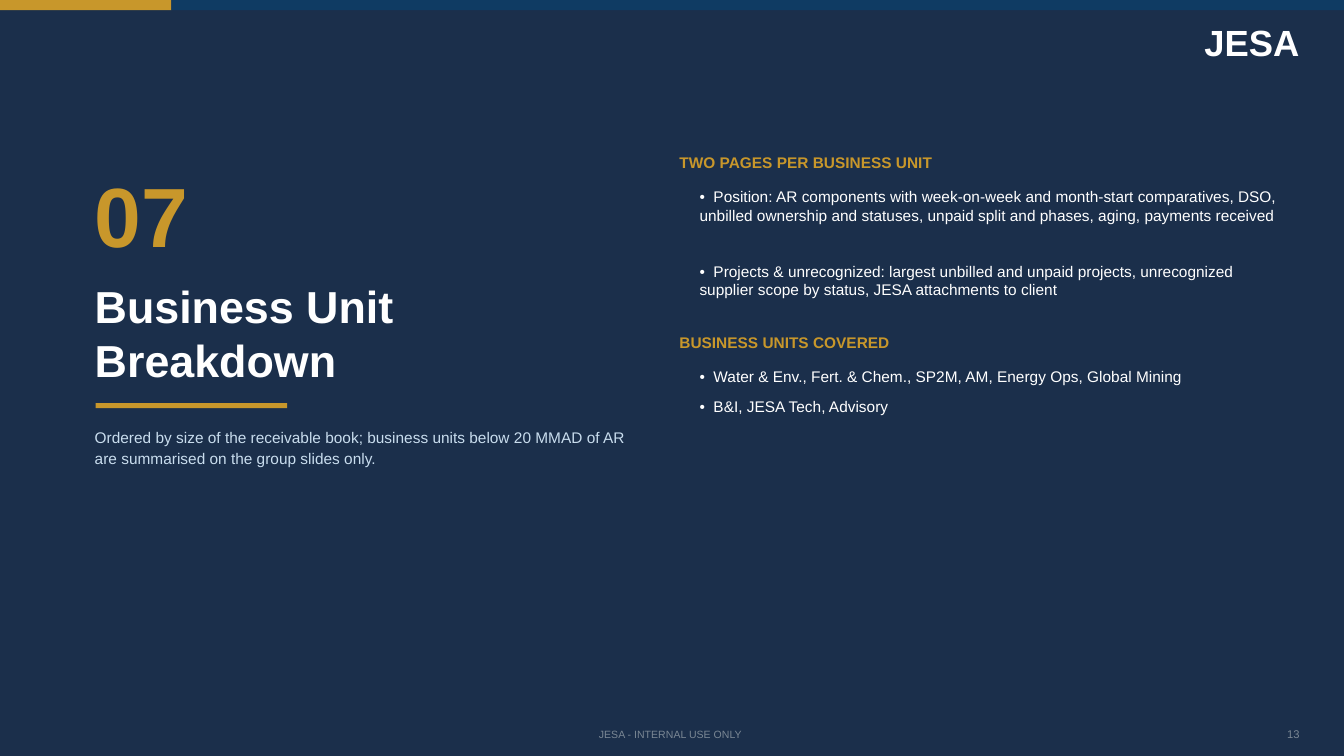
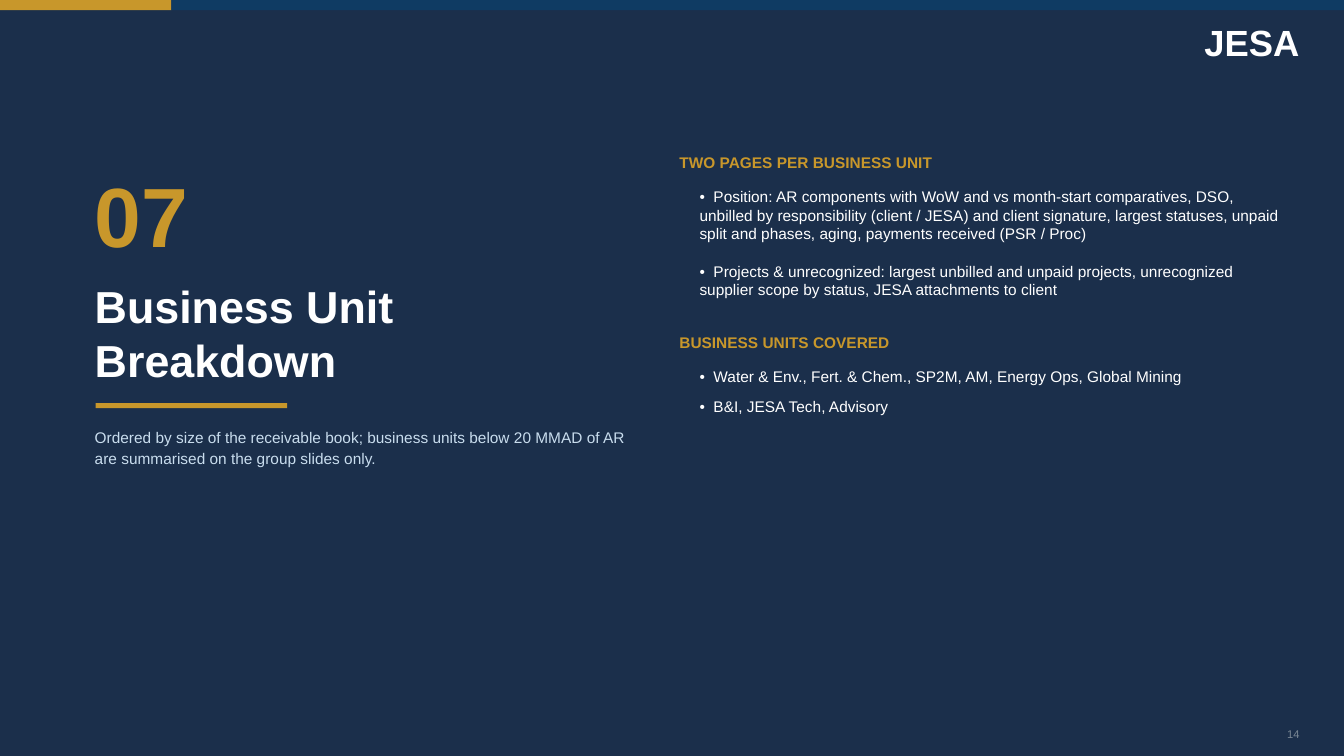
Before and after one commit to cherkaouihassan-art/Skills-Repo, a slide deck: slide 14 of weekly-ar-cash-deck/output/JESA_AR_Cash_Position_Nov_W1_2026-11-04.pptx (slide 13 before the commit). Drawn at 1344x756 pixels with LibreOffice and Linux fonts; fonts in the diff are those of the drawing. Boxes give left, top, right and bottom in pixels: in the first picture for what was removed or moved away, otherwise in the second. Text is boxed around its words. In the diff, an @@ line names an element or a change of style, - is before the commit and + after.

```diff
--- a/weekly-ar-cash-deck/output/JESA_AR_Cash_Position_Nov_W1_2026-11-04.pptx
+++ b/weekly-ar-cash-deck/output/JESA_AR_Cash_Position_Nov_W1_2026-11-04.pptx
@@ text at (700, 191, 1278, 243): text changed @@
-• Position: AR components with week-on-week and month-start comparatives, DSO, unbilled ownership and statuses, unpaid split and phases, aging, payments received
+• Position: AR components with WoW and vs month-start comparatives, DSO, unbilled by responsibility (client / JESA) and client signature, largest statuses, unpaid split and phases, aging, payments received (PSR / Proc)
@@ text removed at (599, 731, 742, 738) @@
-JESA - INTERNAL USE ONLY
@@ text at (1287, 730, 1299, 738): text changed @@
-13
+14
```
Also in this commit, not shown: 40 other slides changed, 1 slide added, 7 other files.
